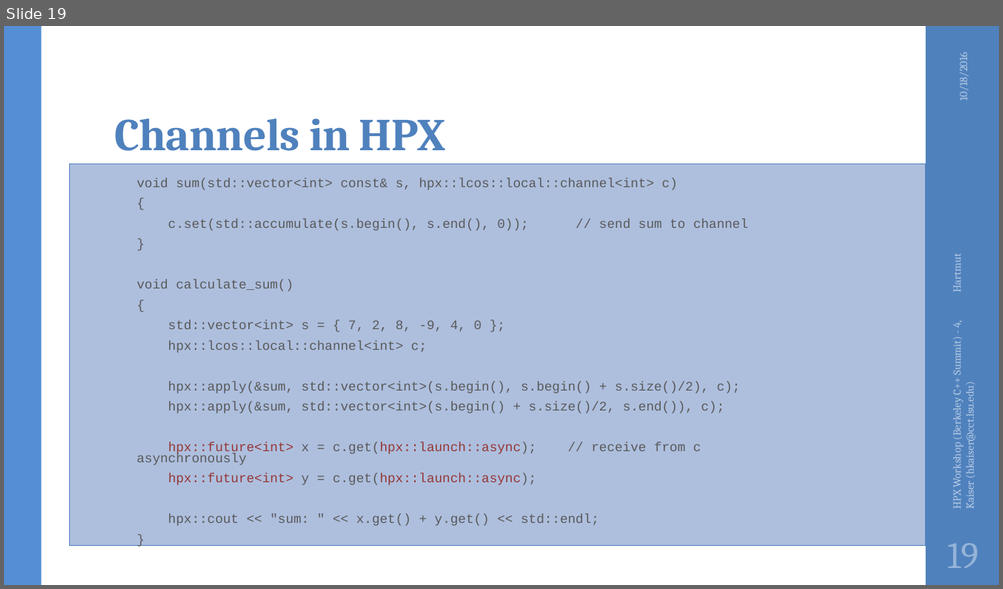
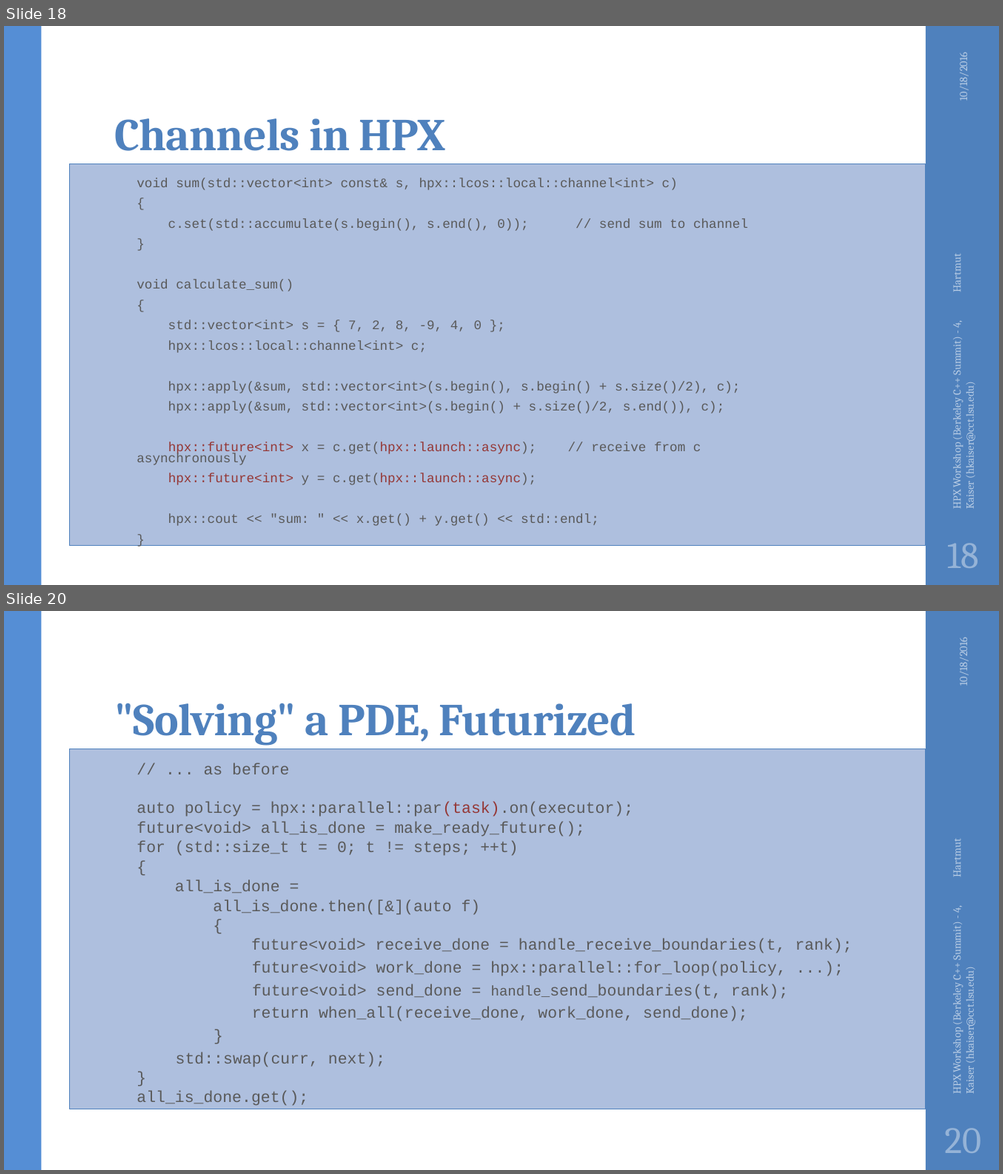
Before and after one commit to STEllAR-GROUP/tutorials, a slide deck: lbl2016/HPX Workshop (Berkeley C++ Summit) - 4.pptx. Shown one above the other, each under a label of ours: slide 19 before the commit, slides 18 and 20 after it; the slides between them are not shown. The pictures are 1003x589 and 1003x1174 pixels, drawn with LibreOffice and Linux fonts; fonts in the diff are those of the drawing; background and template pictures are left out. Boxes give left, top, right and bottom in pixels: in the first picture for what was removed or moved away, otherwise in the second. Text is boxed around its words. In the diff, an @@ line names an element or a change of style, - is before the commit and + after.

```diff
--- a/lbl2016/HPX Workshop (Berkeley C++ Summit) - 4.pptx
+++ b/lbl2016/HPX Workshop (Berkeley C++ Summit) - 4.pptx
@@ slide 20 added at <box>4,611,999,1170</box>, background #FFFFFF; not listed: 2 template elements that a slide beside it also shows @@
@@ text added at <box>956,641,970,684</box>, 10.5 pt, text #B9CDE5 @@
+10/18/2016
@@ title added at <box>114,703,636,745</box>, 44 pt, text #4F81BD, bold @@
+"Solving" a PDE, Futurized
@@ rectangle added at <box>70,749,925,1110</box>, fill #AFC0DF, outline #4F81BD 0.75 pt @@
@@ text added at <box>136,802,852,1106</box>, 15.3 pt, text #595959 @@
+  // ... as before
+  auto policy = hpx::parallel::par(task).on(executor);
+  future<void> all_is_done = make_ready_future();
+  for (std::size_t t = 0; t != steps; ++t)
+  {
+  all_is_done =
+  all_is_done.then([&](auto f)
+  {
+  future<void> receive_done = handle_receive_boundaries(t, rank);
+    future<void> work_done = hpx::parallel::for_loop(policy, ...);
+    future<void> send_done = handle_send_boundaries(t, rank);
+    return when_all(receive_done, work_done, send_done);
+    }
+    std::swap(curr, next);
+  }
+  all_is_done.get();
@@ text added at <box>949,906,976,1093</box>, 10.5 pt, text #B9CDE5 @@
+HPX Workshop (Berkeley C++ Summit) - 4, Hartmut Kaiser (hkaiser@cct.lsu.edu)
@@ page number added at <box>944,1128,981,1153</box>, 36 pt, text #95B3D7 @@
+20
@@ what was slide 19 is now slide 18 @@
@@ page number at <box>947,543,979,568</box>: text changed @@
-19
+18
```
Also in this commit, not shown: 6 slides changed, 4 other slides added.
